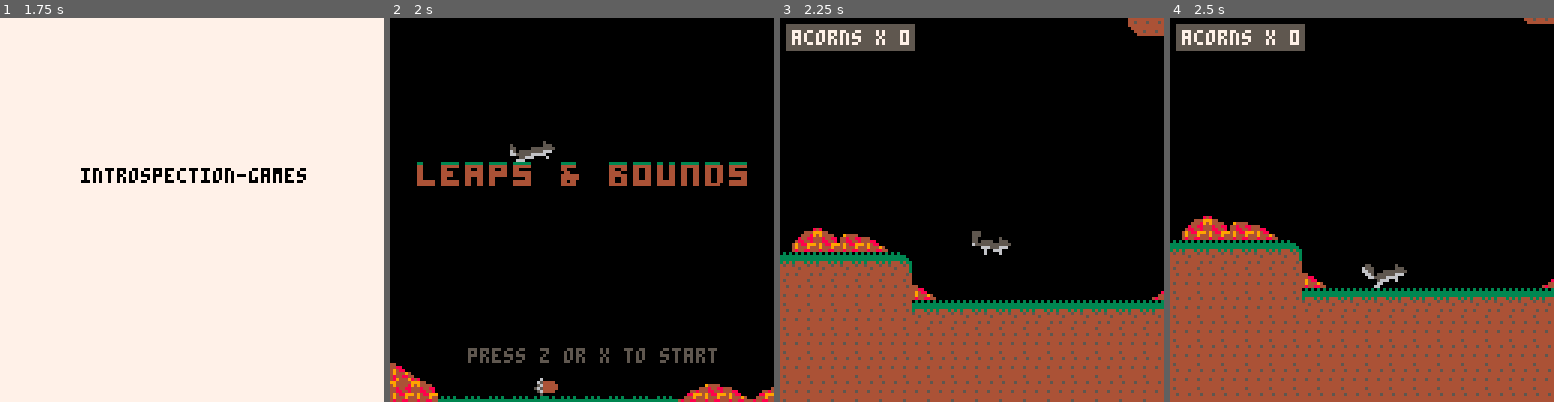
Above: before the commit, frames 1-4 (left to right).
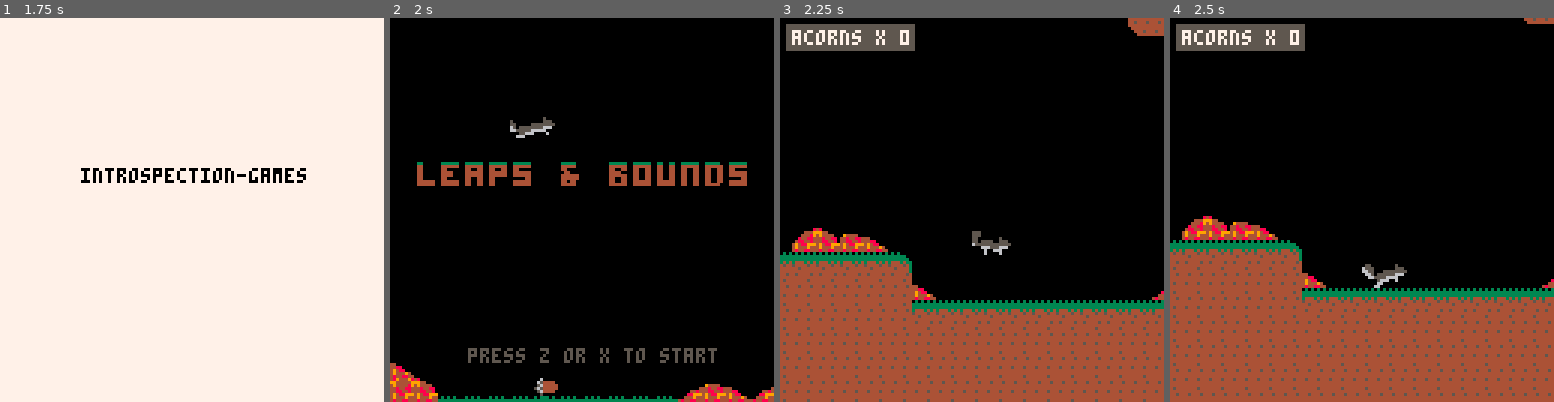
Above: after the commit, the same moments.

Repository: Introspection-Games/leaps-and-bounds
Game: PICO-8 cartridge leaps_and_bounds.p8
Same seed, same stepped clock (60 frames per second), same inputs: the game is played once before the commit and once after it.
Inputs:
- Up to frame 1 (1.75 s): tap X (X key) at 0.33, 1.07 s; tap O (Z key) at 0.7, 1.7 s; hold Right from 1.6 s (still down)
- Up to frame 2 (2 s): keep holding Right; tap X (X key) at 1.85 s
- Up to frame 3 (2.25 s): release Right at 2.1 s; tap O (Z key) at 2.1 s
- Up to frame 4 (2.5 s): hold Right from 2.47 s (still down)

Frame 1 is identical in both runs. In frame 2, 0.6% of the frame differs, in the area x 31-43%, y 25-38%; in frame 3, nothing differs; in frame 4, nothing differs.

Commit message:
Final commit

Diff:
--- a/leaps_and_bounds.p8
+++ b/leaps_and_bounds.p8
@@ -9,9 +9,13 @@
 
 -- globals
 local acorns, cam, countdown, dt, game_objects, gravity,
-map_x, map_y, player, show_ui, state, timer
+map_x, map_y, player, show_ui, sounds, state, timer
 
 function _init()
+    sounds = {
+        acorn = 1,
+        jump = 3,
+    }
     timer = 0
     state = 0
 end
@@ -195,6 +199,7 @@
                 -- get jump input
                 if btn(4) or btn(5) then
                     if self.jump_frame == 0 and self.grounded then
+                        sfx(sounds.jump)
                         self.grounded = false
                         self.jumping = true
                         self.jump_start_y = self.y
@@ -319,6 +324,7 @@
             col = overlapping_rectangles(self.x, self.y, self.width, self.height, player.x, player.y, player.width, player.height)
             if col and not collected then
                 acorns += 1
+                sfx(sounds.acorn)
                 del(game_objects, self)
             end
         end,
@@ -632,9 +638,9 @@
 00000000000000000000000000000000000000000000000000000000000000000000000000000000000000000000000000000000000000000000000000000000
 00000000000000000000000000000000000000000000000000000000000000000000000000000000000000000000000000000000000000000000000000000000
 00000000000000000000000000000000000000000000000000000000000000000000000000000000000000000000000000000000000000000000000000000000
-00000000000000000000000000000000000000000000000000000000000000000000000000000000000000000000000000000000000000000000000000000000
-00000000000000000000000000000000000000000000000000000000000000000000000000000000000000000000000000000000000000000000000000000000
 00000000007080000000000000000000000000000000000000000000000000000000000000000000000000000000000000000000000000000000000000000000
+00000000000000000000000000000000000000000000000000000000000000000000000000000000000000000000000000000000000000000000000000000000
+00000000000000000000000000000000000000000000000000000000000000000000000000000000000000000000000000000000000000000000000000000000
 00000000000000000000000000000000000000000000000000000000000000000000000000000000000000000000000000000000000000000000000000000000
 008696a6b6c600d600e6f6071727c600000000000000000000000000000000000000000000000000000000000000000000000000000000000000000000000000
 00000000000000000000000000000000000000000000000000000000000000000000000000000000000000000000000000000000000000000000000000000000
Not shown, changed: the sound effects (__sfx__) section of leaps_and_bounds.p8
